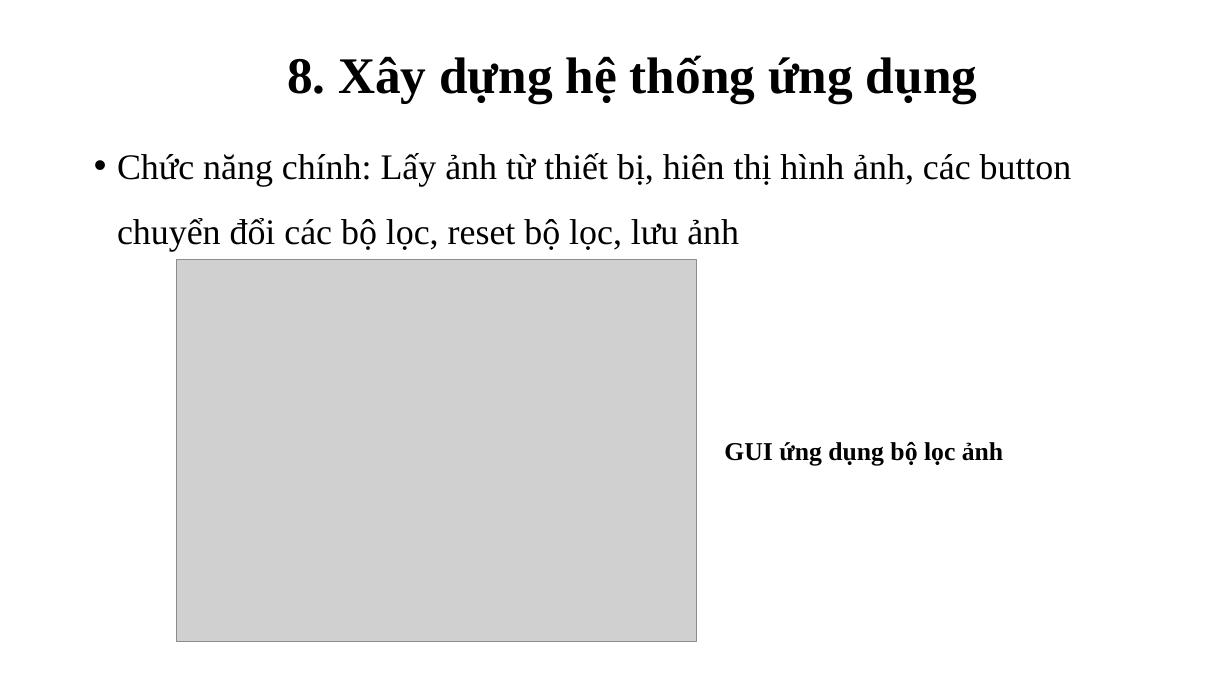
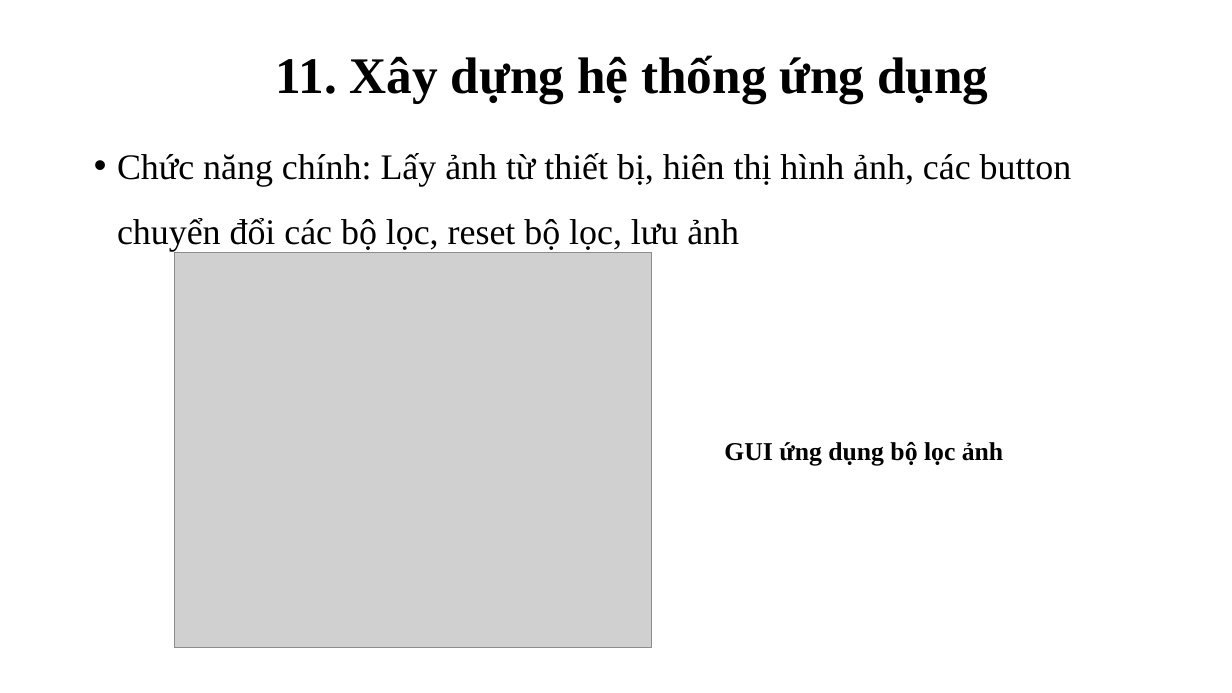
Before and after one commit to HelloKittty123/BTL-XLAS, a slide deck: slide 24 of Slide_XLAS.pptx (slide 18 before the commit). Drawn at 1232x693 pixels with LibreOffice and Linux fonts; fonts in the diff are those of the drawing; grey boxes stand for pictures; background and template pictures are left out. Boxes give left, top, right and bottom in pixels: in the first picture for what was removed or moved away, otherwise in the second. Text is boxed around its words. In the diff, an @@ line names an element or a change of style, - is before the commit and + after.

```diff
--- a/Slide_XLAS.pptx
+++ b/Slide_XLAS.pptx
@@ title at bbox=[276, 55, 988, 104]: text changed @@
-8. Xây dựng hệ thống ứng dụng
+11. Xây dựng hệ thống ứng dụng
@@ picture: place and size @@
-picture at bbox=[177, 260, 697, 641]
+picture at bbox=[174, 253, 651, 648]
```
Also in this commit, not shown: 4 other slides changed, 6 slides added, 9 other files.
